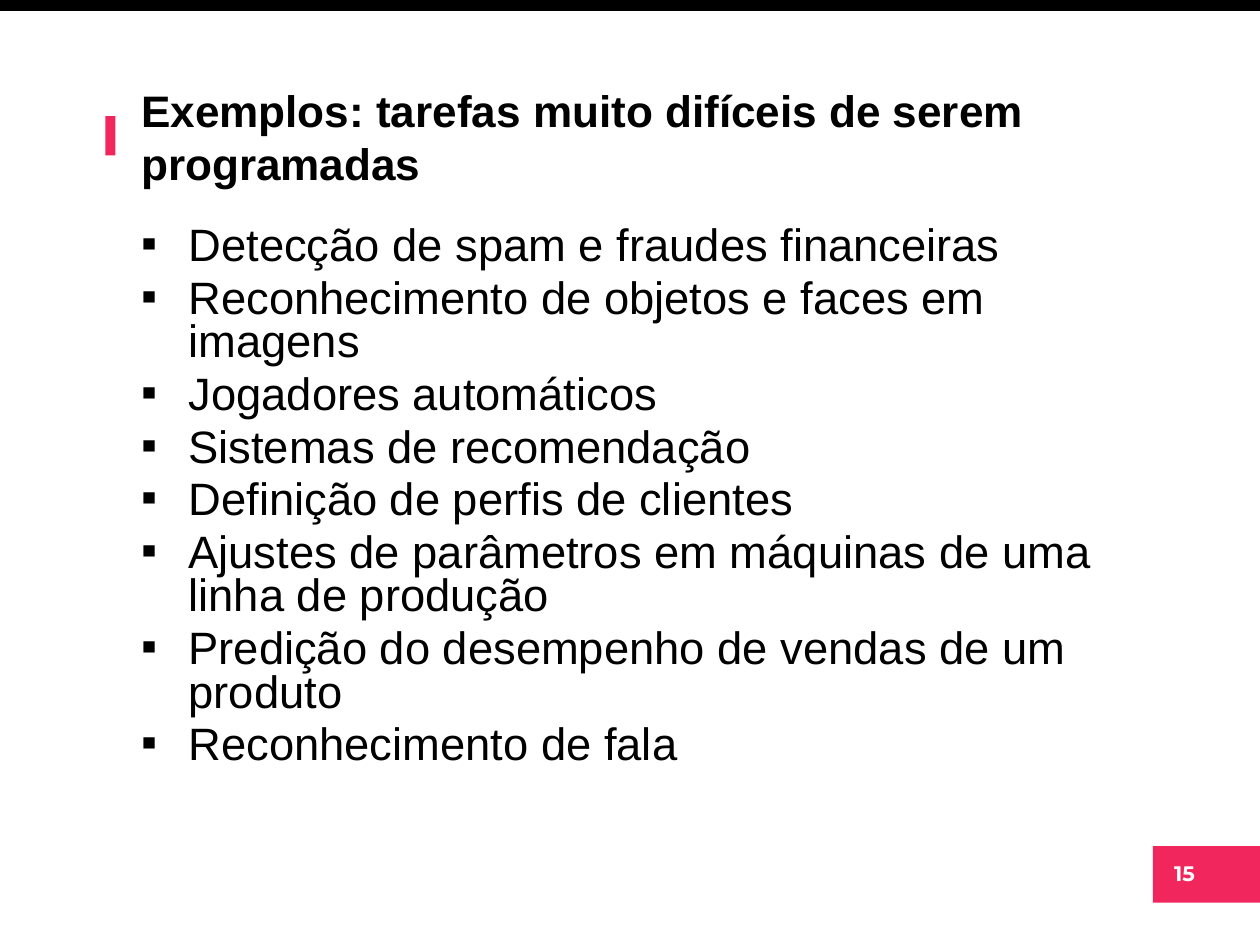
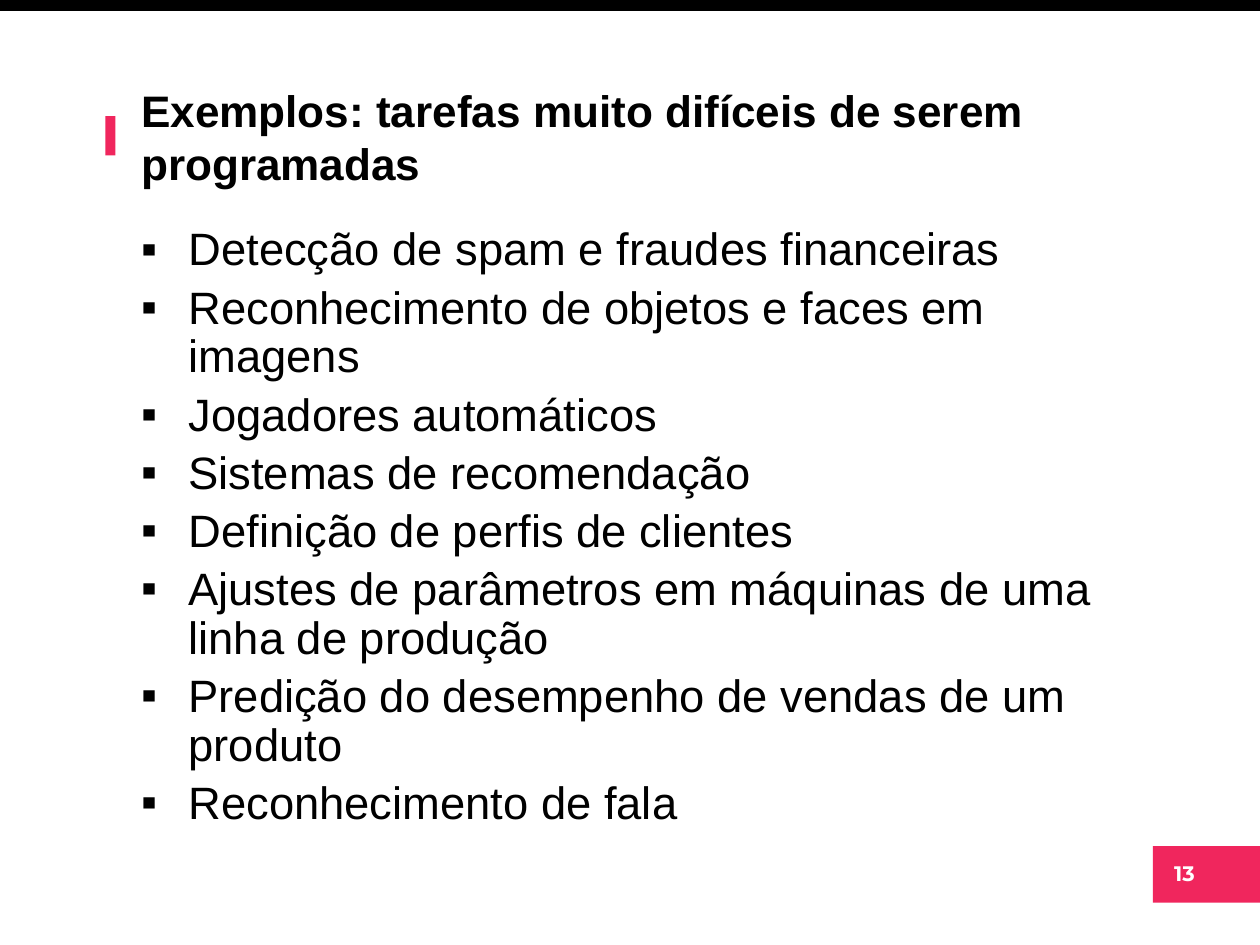
Before and after one commit to arnaldojr/ml, a slide deck: slide 13 of material/aulas/lab01/IntroIA.pptx (slide 15 before the commit). Drawn at 1260x945 pixels with LibreOffice and Linux fonts; fonts in the diff are those of the drawing; background and template pictures are left out. Boxes give left, top, right and bottom in pixels: in the first picture for what was removed or moved away, otherwise in the second. Text is boxed around its words. In the diff, an @@ line names an element or a change of style, - is before the commit and + after.

```diff
--- a/material/aulas/lab01/IntroIA.pptx
+++ b/material/aulas/lab01/IntroIA.pptx
@@ text "Detecção de spam e fraudes ..." at (189, 232, 1090, 820): line spacing 0.8 to 0.9 @@
@@ page number at (1174, 866, 1195, 882): text changed @@
-15
+13
```
Also in this commit, not shown: 5 other slides changed, 8 slides added, 9 slides removed.
